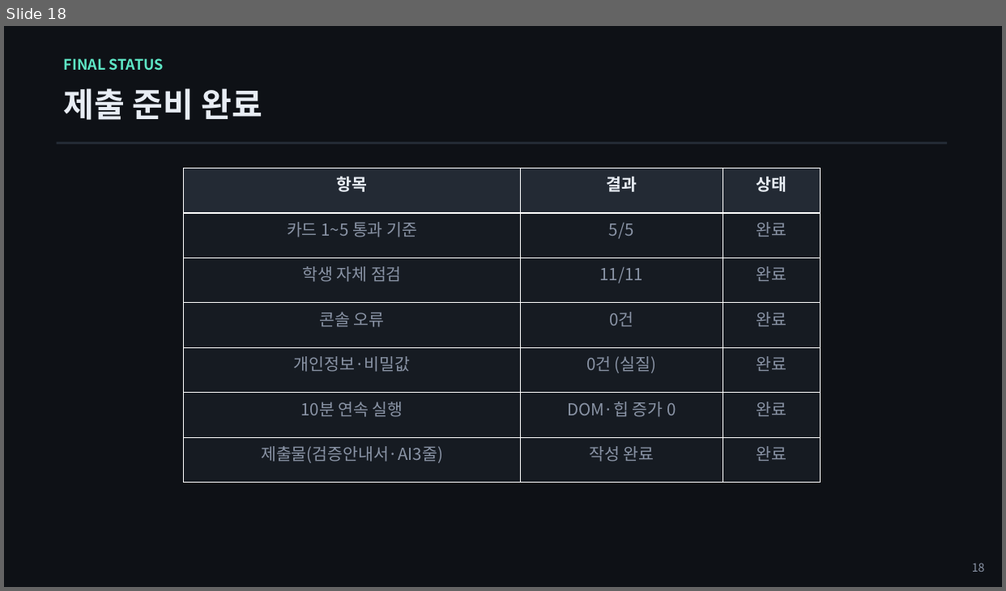
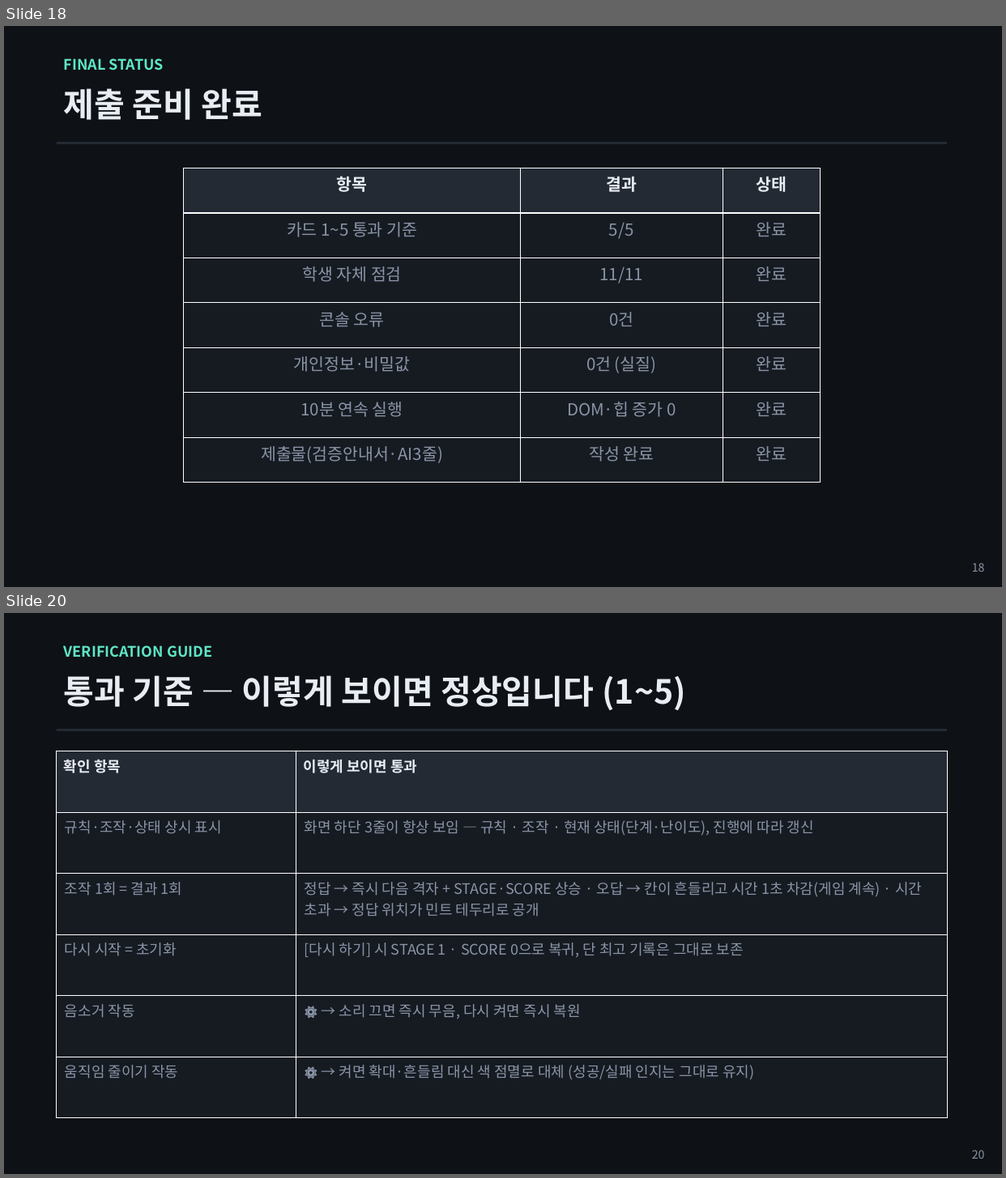
Before and after one commit to stulss/odd-one-out, a slide deck: 발표자료.pptx. Shown one above the other, each under a label of ours: slide 18 before the commit, slides 18 and 20 after it; the slides between them are not shown. The pictures are 1006x591 and 1006x1178 pixels, drawn with LibreOffice and Linux fonts; fonts in the diff are those of the drawing. Boxes give left, top, right and bottom in pixels: in the first picture for what was removed or moved away, otherwise in the second. Text is boxed around its words. In the diff, an @@ line names an element or a change of style, - is before the commit and + after.

```diff
--- a/발표자료.pptx
+++ b/발표자료.pptx
@@ slide 20 added at (4,613,1002,1174), background #FFFFFF @@
@@ rectangle added at (4,613,1002,1174), fill #0E1116 @@
@@ text added at (64,645,212,658), 14 pt, text #5EE6C5, bold @@
+VERIFICATION GUIDE
@@ text added at (64,675,686,710), 32 pt, text #E8EDF4, bold @@
+통과 기준 — 이렇게 보이면 정상입니다 (1~5)
@@ rectangle added at (57,729,948,731), fill #232A34 @@
@@ table added at (57,752,948,1118), 6 rows, 2 columns @@
+확인 항목 | 이렇게 보이면 통과
+규칙·조작·상태 상시 표시 | 화면 하단 3줄이 항상 보임 — 규칙 · 조작 · 현재 상태(단계·난이도), 진행에 따라 갱신
+조작 1회 = 결과 1회 | 정답 → 즉시 다음 격자 + STAGE·SCORE 상승 · 오답 → 칸이 흔들리고 시간 1초 차감(게임 계속) · 시간 초과 → 정답 위치가 민트 테두리로 공개
+다시 시작 = 초기화 | [다시 하기] 시 STAGE 1 · SCORE 0으로 복귀, 단 최고 기록은 그대로 보존
+음소거 작동 | ⚙ → 소리 끄면 즉시 무음, 다시 켜면 즉시 복원
+움직임 줄이기 작동 | ⚙ → 켜면 확대·흔들림 대신 색 점멸로 대체 (성공/실패 인지는 그대로 유지)
@@ text added at (972,1150,985,1159), 11 pt, text #8A94A6 @@
+20
```
Also in this commit, not shown: 3 slides changed, 3 other slides added, 2 other files.
